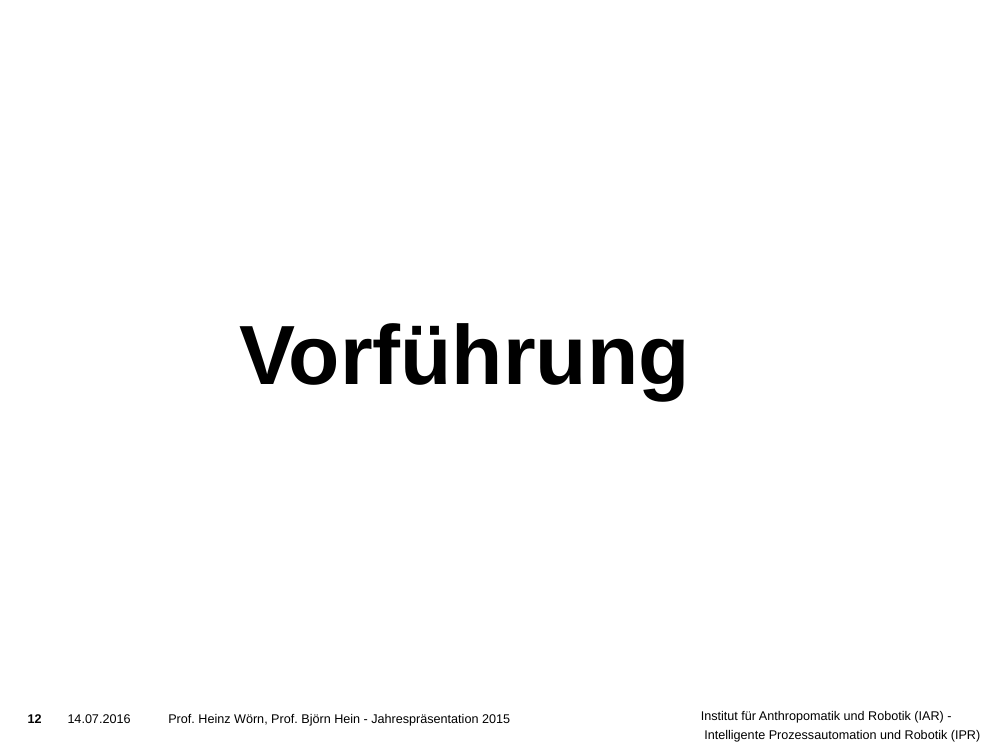
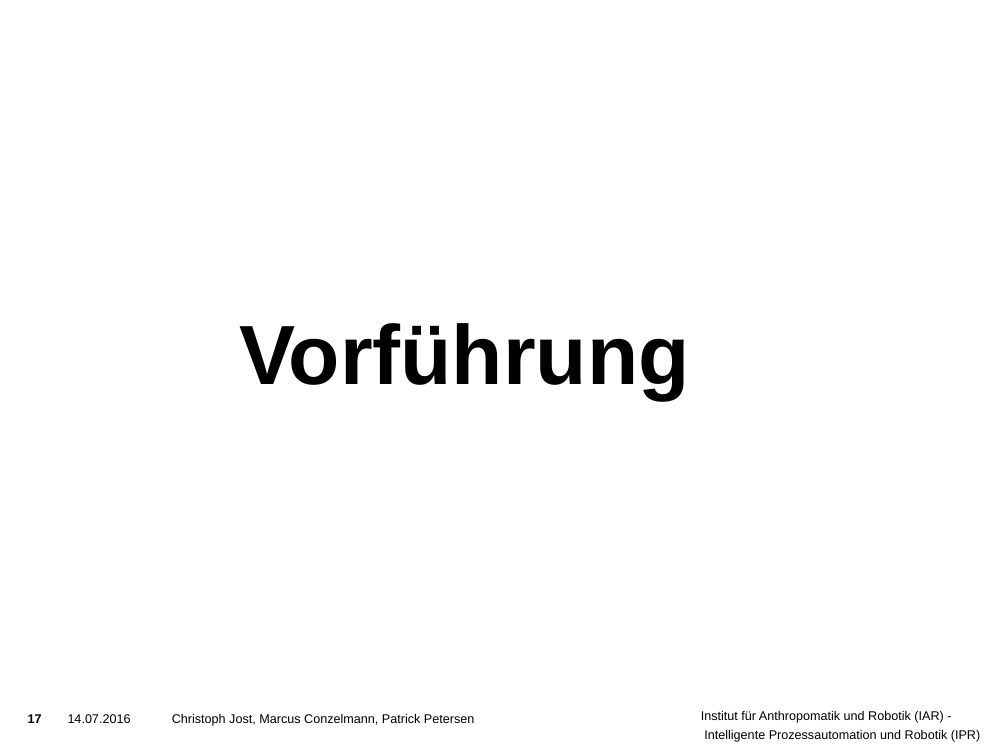
Before and after one commit to ThePrimus/VisualInspection, a slide deck: slide 17 of Praesentation/Vorlage Präsentation.pptx (slide 12 before the commit). Drawn at 1008x756 pixels with LibreOffice and Linux fonts; fonts in the diff are those of the drawing; background and template pictures are left out. Boxes give left, top, right and bottom in pixels: in the first picture for what was removed or moved away, otherwise in the second. Text is boxed around its words. In the diff, an @@ line names an element or a change of style, - is before the commit and + after.

```diff
--- a/Praesentation/Vorlage Präsentation.pptx
+++ b/Praesentation/Vorlage Präsentation.pptx
@@ page number at box(28, 714, 42, 723): text changed @@
-12
+17
@@ text at box(68, 714, 474, 726): text changed @@
-14.07.2016 Prof. Heinz Wörn, Prof. Björn Hein - Jahrespräsentation 2015
+14.07.2016 Christoph Jost, Marcus Conzelmann, Patrick Petersen
```
Also in this commit, not shown: 11 other slides changed, 5 slides added.
